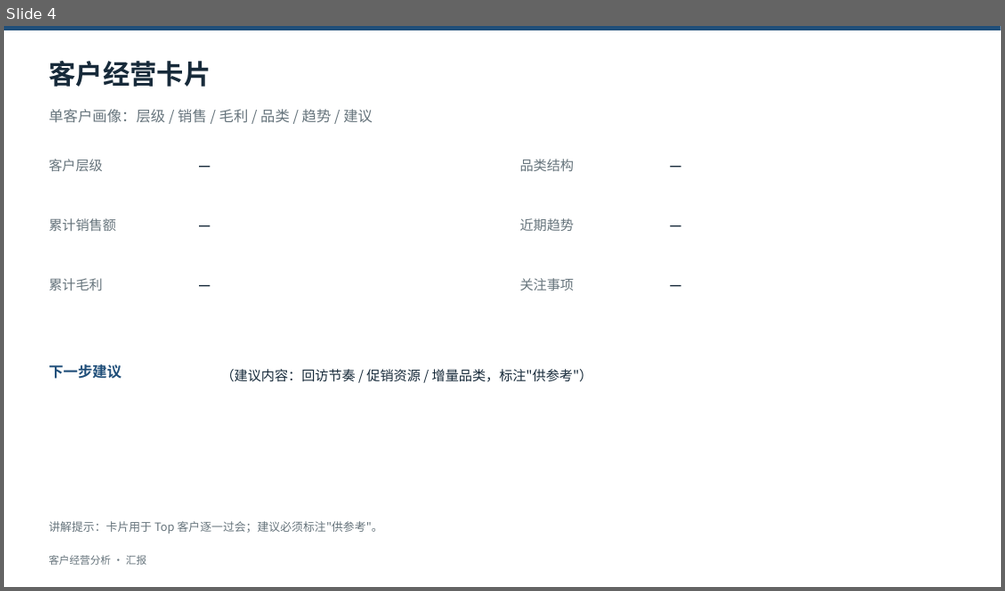
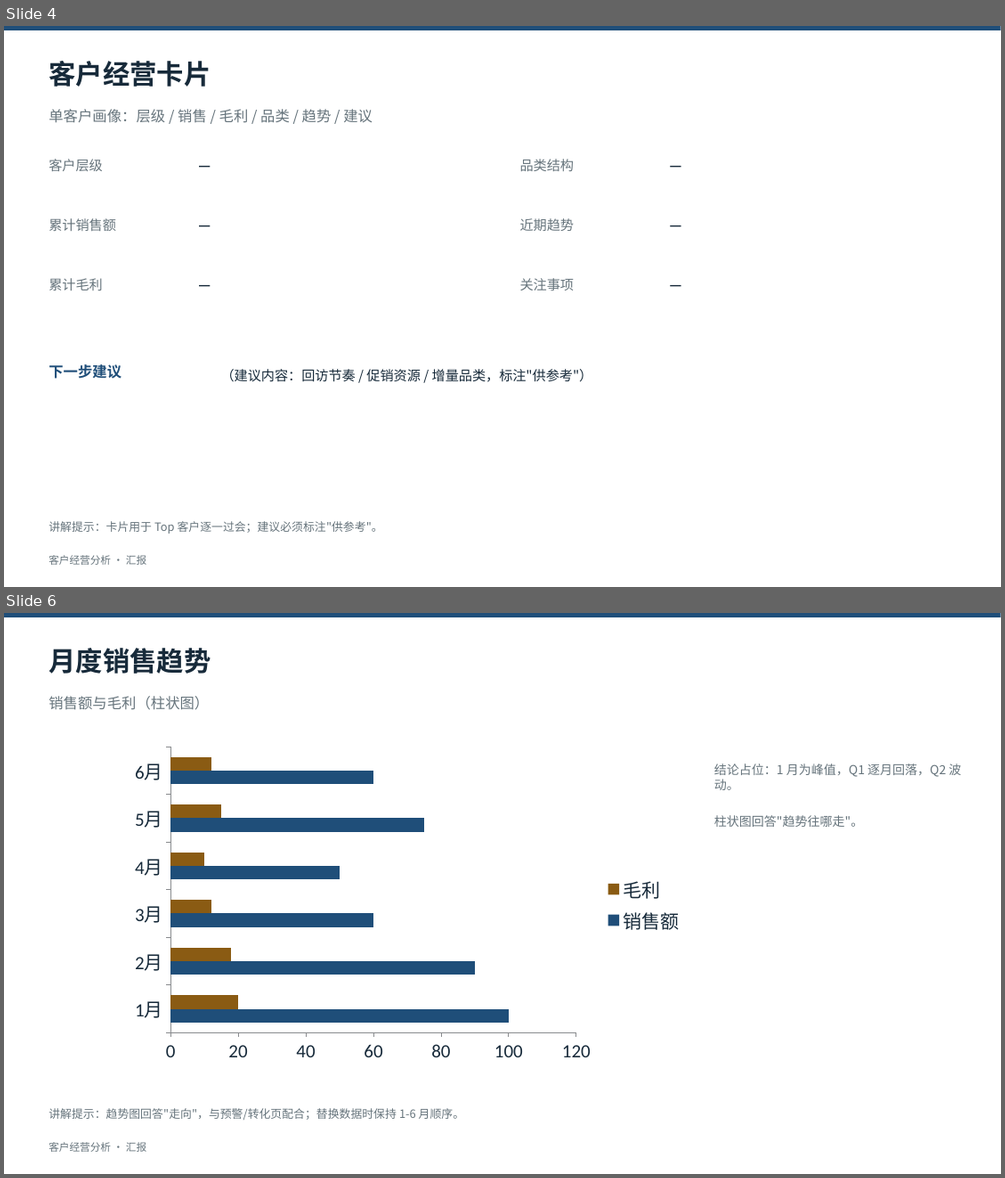
Before and after one commit to swefner/company-ppt-skills, a slide deck: domains/customer-review/assets/components/customer-review-components.pptx. Shown one above the other, each under a label of ours: slide 4 before the commit, slides 4 and 6 after it; the slides between them are not shown. The pictures are 1005x591 and 1005x1178 pixels, drawn with LibreOffice and Linux fonts; fonts in the diff are those of the drawing. Boxes give left, top, right and bottom in pixels: in the first picture for what was removed or moved away, otherwise in the second. Text is boxed around its words. In the diff, an @@ line names an element or a change of style, - is before the commit and + after.

```diff
--- a/domains/customer-review/assets/components/customer-review-components.pptx
+++ b/domains/customer-review/assets/components/customer-review-components.pptx
@@ slide 6 added at (4, 613, 1001, 1174), background #FFFFFF @@
@@ rectangle added at (4, 613, 1001, 617), fill #1F4E79 @@
@@ text added at (48, 648, 210, 674), 26 pt, text #172A3A, bold @@
+月度销售趋势
@@ text added at (48, 696, 209, 710), 14 pt, text #66747C @@
+销售额与毛利（柱状图）
@@ bar chart added at (123, 740, 692, 1070) @@
+categories: 1月, 2月, 3月, 4月, 5月, 6月
+销售额: 100, 90, 60, 50, 75, 60
+毛利: 20, 18, 12, 10, 15, 12
@@ text added at (714, 763, 961, 827), 12 pt, text #66747C @@
+结论占位：1 月为峰值，Q1 逐月回落，Q2 波动。
+柱状图回答"趋势往哪走"。
@@ text added at (48, 1108, 464, 1119), 11 pt, text #66747C @@
+讲解提示：趋势图回答"走向"，与预警/转化页配合；替换数据时保持 1-6 月顺序。
@@ text added at (48, 1142, 146, 1151), 10 pt, text #66747C @@
+客户经营分析 · 汇报
```
Also in this commit, not shown: 1 other slide added, 5 other files.
